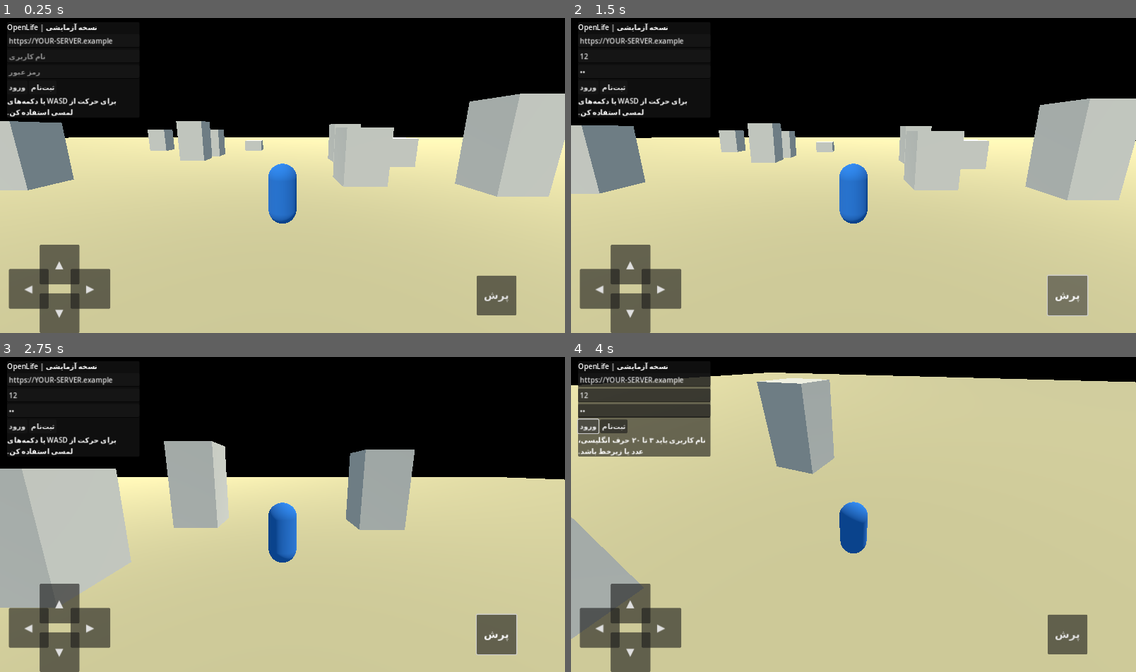
Above: before the commit, frames 1-4 (two rows, left to right).
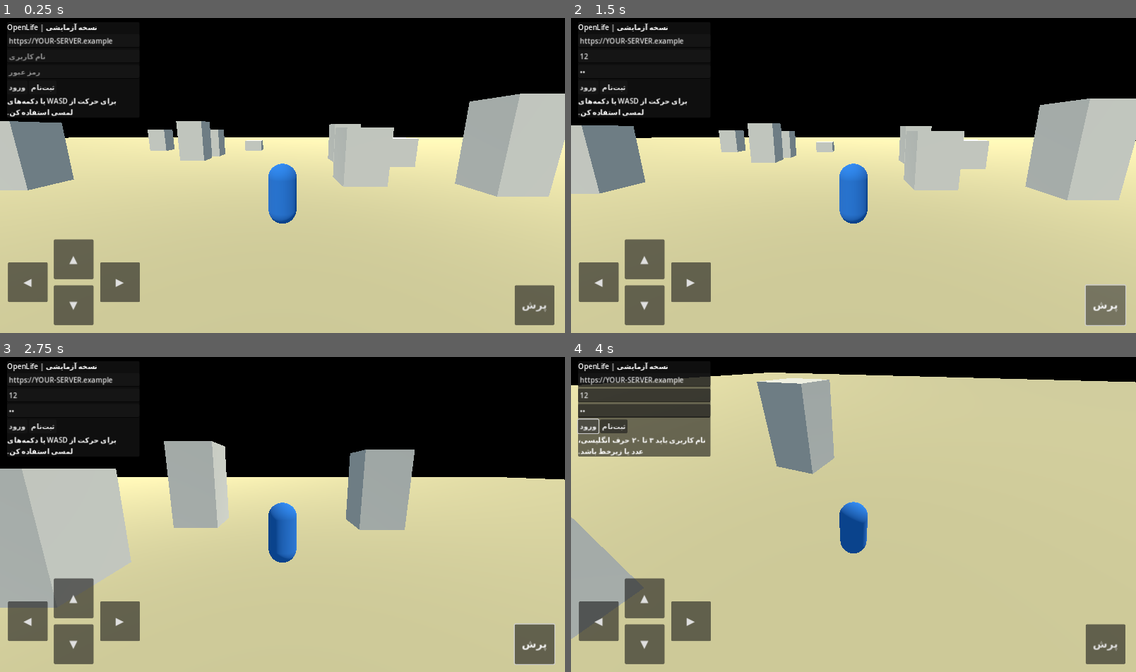
Above: after the commit, the same moments.

Repository: mvarkati1390-lgtm/OpenLife
Game: Godot game, scene res://Main.tscn
The game is run twice, just before and just after one commit, with the same random seed, the same clock (stepped at 60 frames per second) and the same inputs.
Inputs (mouse positions are in pixels of both pictures, inside the frame that each line leads up to):
- Up to frame 1 (0.25 s): no input
- Up to frame 2 (1.5 s): click (644, 55) at 0.52 s; type "12" at 0.6 s; click (644, 71) at 0.75 s; type "12" at 0.83 s; click "پرش" at 1.25 s
- Up to frame 3 (2.75 s): tap Enter (ui_accept) at 2, 2.1, 2.27, 2.57 s; move the mouse to (406, 498) at 2.02 s; hold D (move_right) from 2.03 s (still down); click (406, 498) at 2.17 s
- Up to frame 4 (4 s): release D (move_right) at 2.75 s; drag from (740, 530) to (825, 577) at 2.77 s; click "ورود" at 3.5 s

The runs differ from the first frame. In frame 1, 4.6% of the frame differs, in the area x 1-99%, y 70-100%; in frame 2, 4.7%; in frame 3, 4.7%; in frame 4, 4.6%.

Commit message:
Make mobile touch controls fit screen size

Diff:
--- a/godot/scripts/main.gd
+++ b/godot/scripts/main.gd
@@ -12,6 +12,7 @@
 var server_input: LineEdit
 var username_input: LineEdit
 var password_input: LineEdit
+var touch_button_size := 80.0
 
 func _ready() -> void:
 	_build_world()
@@ -121,17 +122,22 @@
 	status_label.autowrap_mode = TextServer.AUTOWRAP_WORD_SMART
 	column.add_child(status_label)
 
-	_add_touch_button(layer, "▲", "move_forward", Vector2(90, 520))
-	_add_touch_button(layer, "▼", "move_back", Vector2(90, 630))
-	_add_touch_button(layer, "◀", "move_left", Vector2(20, 575))
-	_add_touch_button(layer, "▶", "move_right", Vector2(160, 575))
-	_add_touch_button(layer, "پرش", "ui_accept", Vector2(1080, 590))
+	var screen_size := get_viewport().get_visible_rect().size
+	touch_button_size = clampf(minf(screen_size.x, screen_size.y) * 0.13, 64.0, 90.0)
+	var pad_gap := touch_button_size * 0.16
+	var pad_left := 18.0
+	var pad_bottom := screen_size.y - touch_button_size - 18.0
+	_add_touch_button(layer, "▲", "move_forward", Vector2(pad_left + touch_button_size + pad_gap, pad_bottom - touch_button_size - pad_gap))
+	_add_touch_button(layer, "▼", "move_back", Vector2(pad_left + touch_button_size + pad_gap, pad_bottom))
+	_add_touch_button(layer, "◀", "move_left", Vector2(pad_left, pad_bottom - (touch_button_size + pad_gap) * 0.5))
+	_add_touch_button(layer, "▶", "move_right", Vector2(pad_left + (touch_button_size + pad_gap) * 2.0, pad_bottom - (touch_button_size + pad_gap) * 0.5))
+	_add_touch_button(layer, "پرش", "ui_accept", Vector2(screen_size.x - touch_button_size - 24.0, pad_bottom))
 
 func _add_touch_button(parent: CanvasLayer, caption: String, action: String, pos: Vector2) -> void:
 	var button := Button.new()
 	button.text = caption
 	button.position = pos
-	button.custom_minimum_size = Vector2(90, 90)
+	button.custom_minimum_size = Vector2(touch_button_size, touch_button_size)
 	button.add_theme_font_size_override("font_size", 24)
 	button.button_down.connect(func(): Input.action_press(action))
 	button.button_up.connect(func(): Input.action_release(action))
